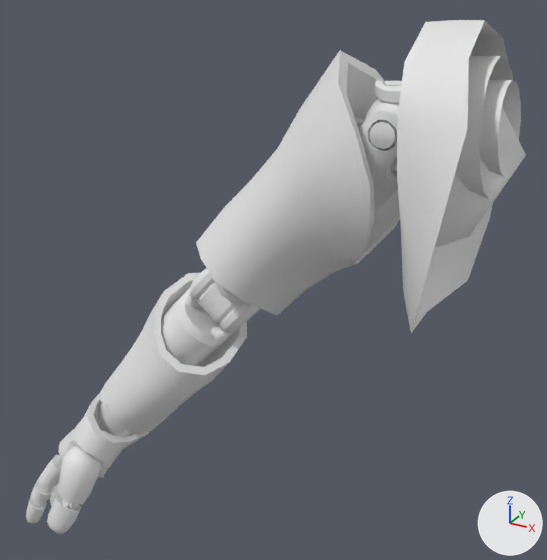
The Blender file Bodies/Bodies_Human/Bodies_Human_Males/Body_Human_Male_Normal/Body_Human_Male_Normal_ArmRight_WonderLimbFull.blend: old version first, new version second.
Before and after are seen from a camera (50 mm lens) standing at (0.003, -0.593, 1.537) and looking at (-0.354, 0.055, 1.212). Arrows for +X, +Y and +Z are at lower right; the lights stay in place. The older version comes first.

Objects in the first picture: 'Body_Human_Male_Normal_ArmRight_WonderLimbFull'.
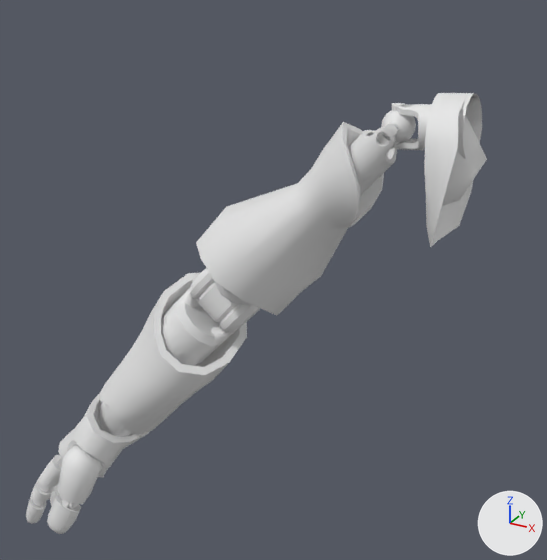
The newer file adds a shape key; the second version is drawn at full value of the shape key 'BlendShape_Sleeves_RolledUp' of 'Body_Human_Male_Normal_ArmRight_WonderLimbFull', and the change is written as the vertex moves it makes.

Boxes (x1, y1, x2, y2) around the edits, measured in the pictures (547 x 560 px; the box of a moved part takes in the faces that stretch with it):
'Body_Human_Male_Normal_ArmRight_WonderLimbFull', reshaped (8% narrower, 14% shorter)
    before: (26, 20, 526, 534)
    after: (26, 93, 487, 534)
part 1 of me_body_human_male_normal_armright_wonderlimbfull, moved or reshaped
    before: (397, 20, 526, 333)
    after: (424, 94, 487, 248)
part 2 of me_body_human_male_normal_armright_wonderlimbfull, moved or reshaped
    before: (455, 56, 513, 199)
    after: (430, 93, 482, 159)
part 3 of me_body_human_male_normal_armright_wonderlimbfull, moved or reshaped
    before: (365, 81, 402, 159)
    after: (381, 103, 416, 149)
part 4 of me_body_human_male_normal_armright_wonderlimbfull, moved or reshaped
    before: (375, 80, 521, 177)
    after: (397, 104, 469, 150)
part 5 of me_body_human_male_normal_armright_wonderlimbfull, moved or reshaped
    before: (355, 110, 398, 212)
    after: (348, 127, 397, 197)
part 6 of me_body_human_male_normal_armright_wonderlimbfull, moved or reshaped
    before: (196, 50, 400, 316)
    after: (196, 122, 384, 315)

What the commit changed:
me_body_human_male_normal_armright_wonderlimbfull is used by ob_body_human_male_normal_armright_wonderlimbfull; location (0.0, 0.0, 0.0).
me_body_human_male_normal_armright_wonderlimbfull had 3015 vertices, 3300 faces and spanned x -0.676..-0.105, y -0.091..0.102, z 0.821..1.487.
me_body_human_male_normal_armright_wonderlimbfull now has 3015 vertices, 3300 faces and spans x -0.676..-0.134, y -0.091..0.09, z 0.821..1.431.
me_body_human_male_normal_armright_wonderlimbfull part 1: the loose piece of 61 vertices spanning x -0.193..-0.105, y -0.091..0.102, z 1.238..1.487 is scaled about its middle by 0.5, then moved by (-0.007, 0.001, 0.006).
me_body_human_male_normal_armright_wonderlimbfull part 2: the loose piece of 65 vertices spanning x -0.191..-0.125, y -0.042..0.07, z 1.344..1.461 is scaled about its middle by 0.5, then moved by (-0.006, 0.0, 0.0).
me_body_human_male_normal_armright_wonderlimbfull part 3: the loose piece of 155 vertices spanning x -0.24..-0.183, y -0.024..0.052, z 1.36..1.437 is scaled about its middle by 0.5, then moved by (0.0, 0.0, 0.001).
me_body_human_male_normal_armright_wonderlimbfull part 4: the loose piece of 161 vertices spanning x -0.233..-0.117, y -0.024..0.052, z 1.359..1.444 is scaled about its middle by 0.5, then moved by (-0.01, 0.0, -0.001).
me_body_human_male_normal_armright_wonderlimbfull part 5: the loose piece of 161 vertices spanning x -0.322..-0.193, y -0.024..0.052, z 1.279..1.417 is scaled about its middle by 0.5, then moved by (0.017, 0.0, 0.018).
me_body_human_male_normal_armright_wonderlimbfull part 6: 87 of 3015 vertices moved; they spanned x -0.386..-0.21, y -0.046..0.081, z 1.227..1.458 and now span x -0.384..-0.234, y -0.039..0.073, z 1.231..1.398; mean shift (0.002, 0.0, 0.001); largest move (-0.266, 0.01, 1.458) -> (-0.262, 0.014, 1.398).
